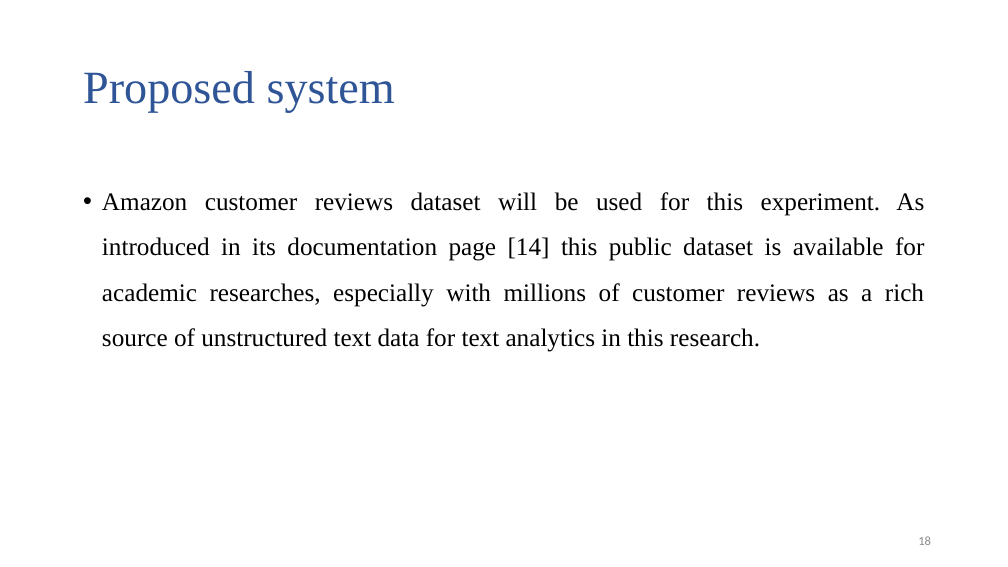
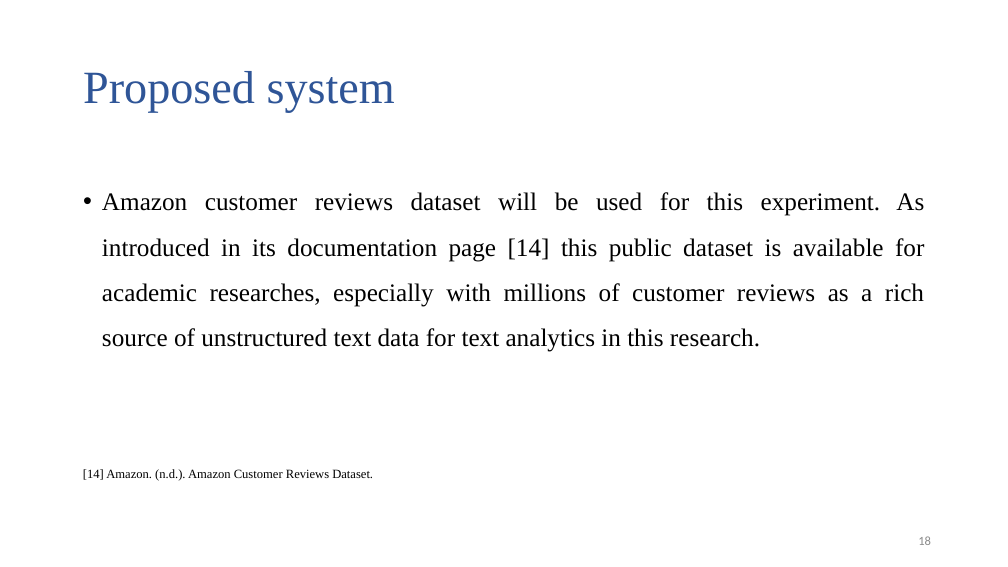
Before and after one commit to jim2832/Database-systems, a slide deck: slide 18 of 論文報告/A_New_Approach_to_Use_Big_Data_Tools_to_Substitute_Unstructured_Data_Warehouse.pptx. Drawn at 1008x567 pixels with LibreOffice and Linux fonts; fonts in the diff are those of the drawing. Boxes give left, top, right and bottom in pixels: in the first picture for what was removed or moved away, otherwise in the second. Text is boxed around its words. In the diff, an @@ line names an element or a change of style, - is before the commit and + after.

```diff
--- a/論文報告/A_New_Approach_to_Use_Big_Data_Tools_to_Substitute_Unstructured_Data_Warehouse.pptx
+++ b/論文報告/A_New_Approach_to_Use_Big_Data_Tools_to_Substitute_Unstructured_Data_Warehouse.pptx
@@ text added at (83,469,373,481), 12 pt, text #000000 @@
+[14] Amazon. (n.d.). Amazon Customer Reviews Dataset.
```
Also in this commit, not shown: 3 other slides changed, 3 slides added, 1 other file.
